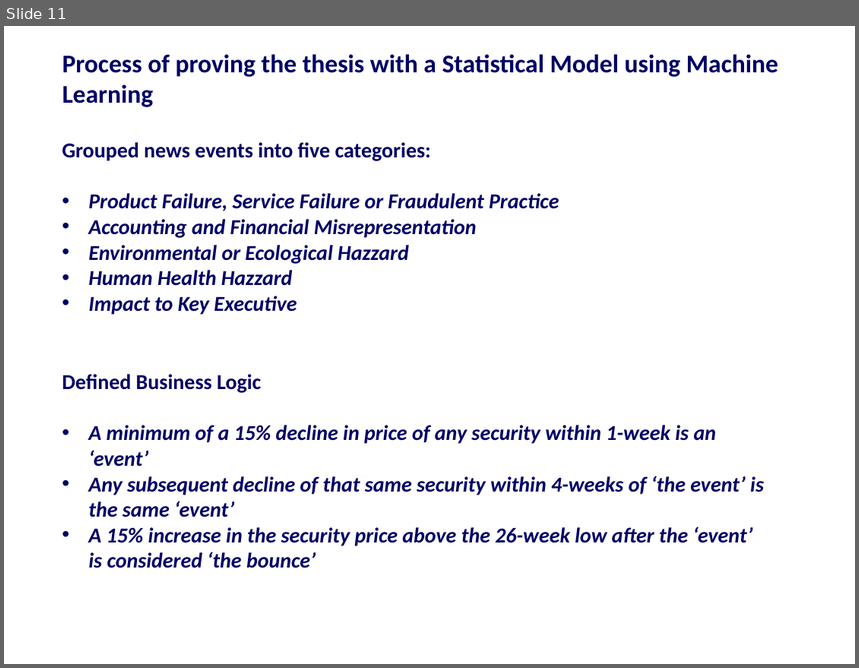
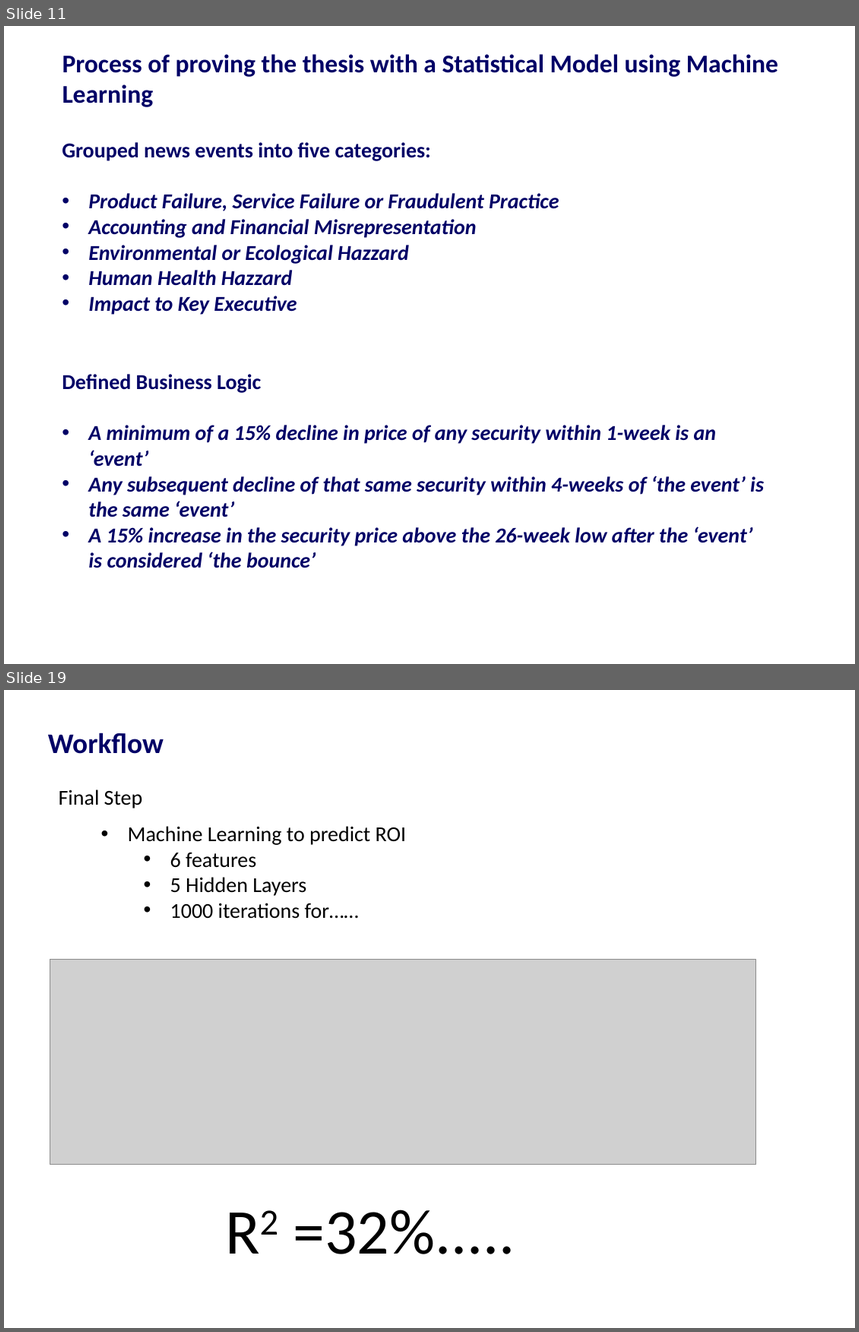
Before and after one commit to harshil753/Bounce_Back, a slide deck: Bounce_Back 24012018v1.pptx. Shown one above the other, each under a label of ours: slide 11 before the commit, slides 11 and 19 after it; the slides between them are not shown. The pictures are 859x668 and 859x1332 pixels, drawn with LibreOffice and Linux fonts; fonts in the diff are those of the drawing; grey boxes stand for pictures. Boxes give left, top, right and bottom in pixels: in the first picture for what was removed or moved away, otherwise in the second. Text is boxed around its words. In the diff, an @@ line names an element or a change of style, - is before the commit and + after.

Commit message:
changes to ppt

```diff
--- a/Bounce_Back 24012018v1.pptx
+++ b/Bounce_Back 24012018v1.pptx
@@ slide 19 added at bbox=[4, 690, 855, 1328], background #FFFFFF @@
@@ title added at bbox=[48, 733, 164, 754], 24 pt, text #000066, bold @@
+Workflow
@@ text added at bbox=[59, 790, 406, 919], 18 pt, text #000000 @@
+Final Step
+  • Machine Learning to predict ROI
+    • 6 features
+    • 5 Hidden Layers
+    • 1000 iterations for……
@@ picture added at bbox=[50, 960, 756, 1165] @@
@@ text added at bbox=[293, 1210, 515, 1255], 54 pt, text #000000 @@
+R2 =32%.....
```
Also in this commit, not shown: 10 other slides added, 4 slides removed, 6 other files.
